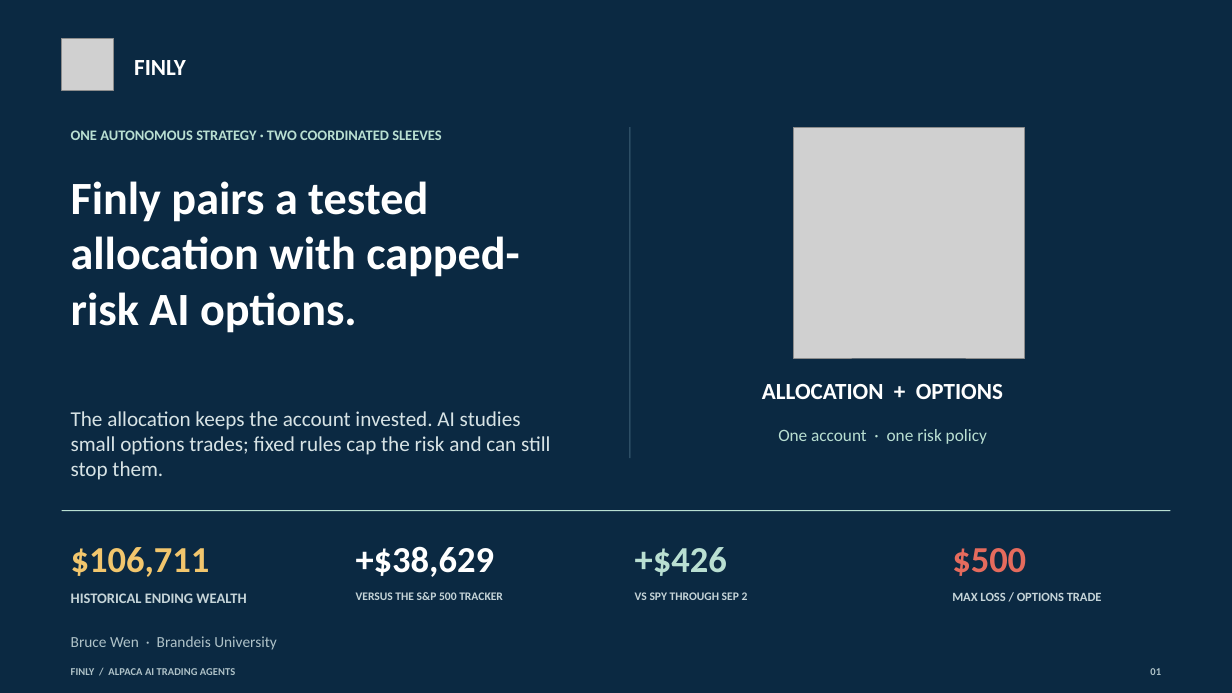
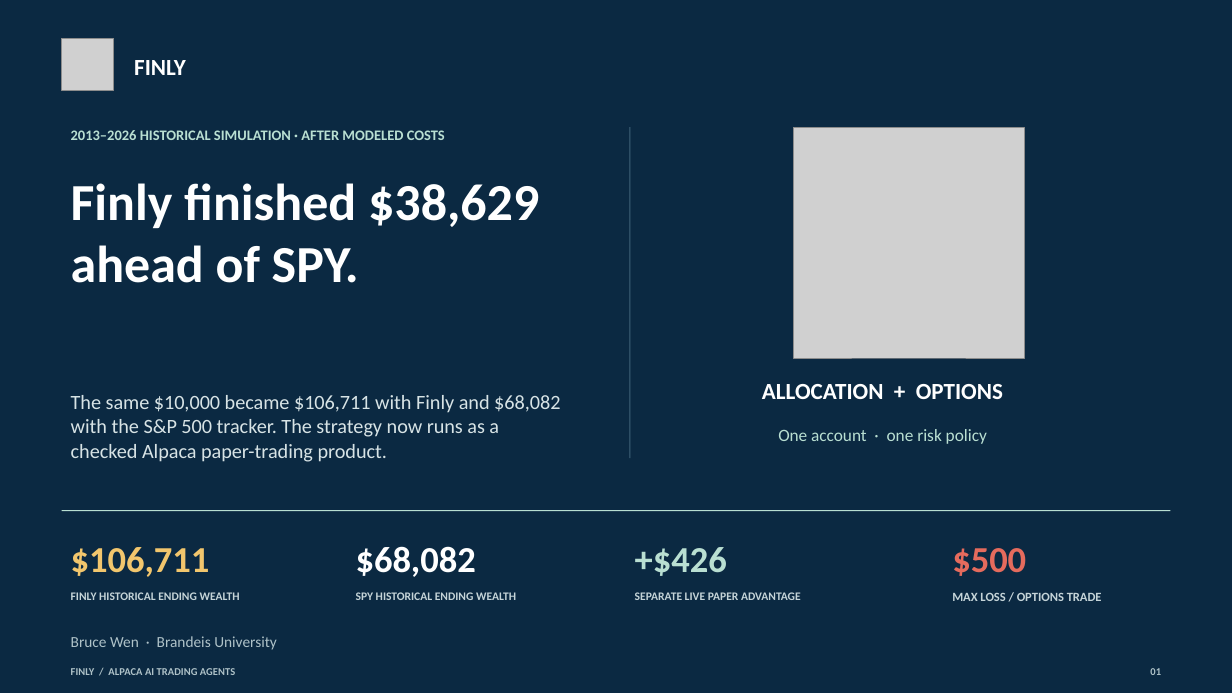
Before and after one commit to owlsowo/finly-bot, a slide deck: slide 1 of public/judge/Finly_Consulting_Deck.pptx. Drawn at 1232x693 pixels with LibreOffice and Linux fonts; fonts in the diff are those of the drawing; grey boxes stand for pictures. Boxes give left, top, right and bottom in pixels: in the first picture for what was removed or moved away, otherwise in the second. Text is boxed around its words. In the diff, an @@ line names an element or a change of style, - is before the commit and + after.

Commit message:
Lead submission with historical SPY advantage

```diff
--- a/public/judge/Finly_Consulting_Deck.pptx
+++ b/public/judge/Finly_Consulting_Deck.pptx
@@ text at <box>71,130,445,140</box>: text changed @@
-ONE AUTONOMOUS STRATEGY · TWO COORDINATED SLEEVES
+2013–2026 HISTORICAL SIMULATION · AFTER MODELED COSTS
@@ text at <box>71,183,539,283</box>: text changed; size 36 to 40.5 pt @@
-Finly pairs a tested allocation with capped-risk AI options.
+Finly finished $38,629 ahead of SPY.
@@ text at <box>71,395,560,462</box>: text changed; size 16.5 to 15.8 pt @@
-The allocation keeps the account invested. AI studies small options trades; fixed rules cap the risk and can still stop them.
+The same $10,000 became $106,711 with Finly and $68,082 with the S&P 500 tracker. The strategy now runs as a checked Alpaca paper-trading product.
@@ text at <box>356,546,476,577</box>: text changed @@
-+$38,629
+$68,082
@@ text at <box>71,592,240,600</box>: text changed; size 11.2 to 9 pt @@
-HISTORICAL ENDING WEALTH
+FINLY HISTORICAL ENDING WEALTH
@@ text at <box>356,592,516,600</box>: text changed @@
-VERSUS THE S&P 500 TRACKER
+SPY HISTORICAL ENDING WEALTH
@@ text at <box>635,592,801,600</box>: text changed @@
-VS SPY THROUGH SEP 2
+SEPARATE LIVE PAPER ADVANTAGE
```
Also in this commit, not shown: 2 other slides changed, 20 other files.
